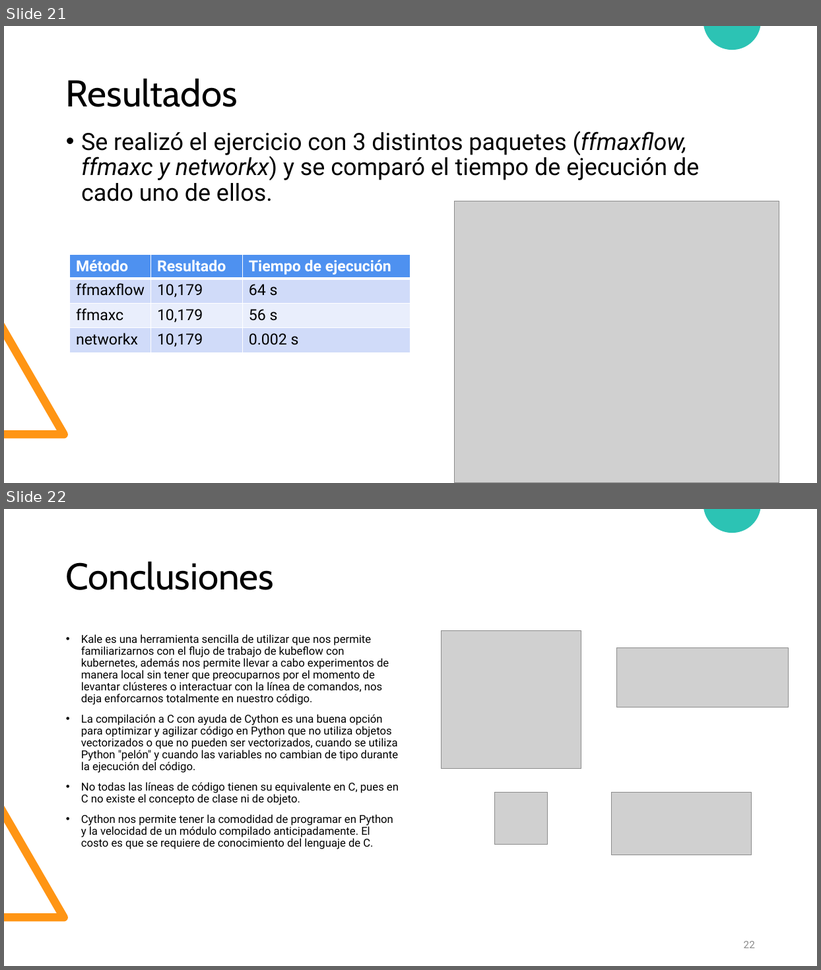
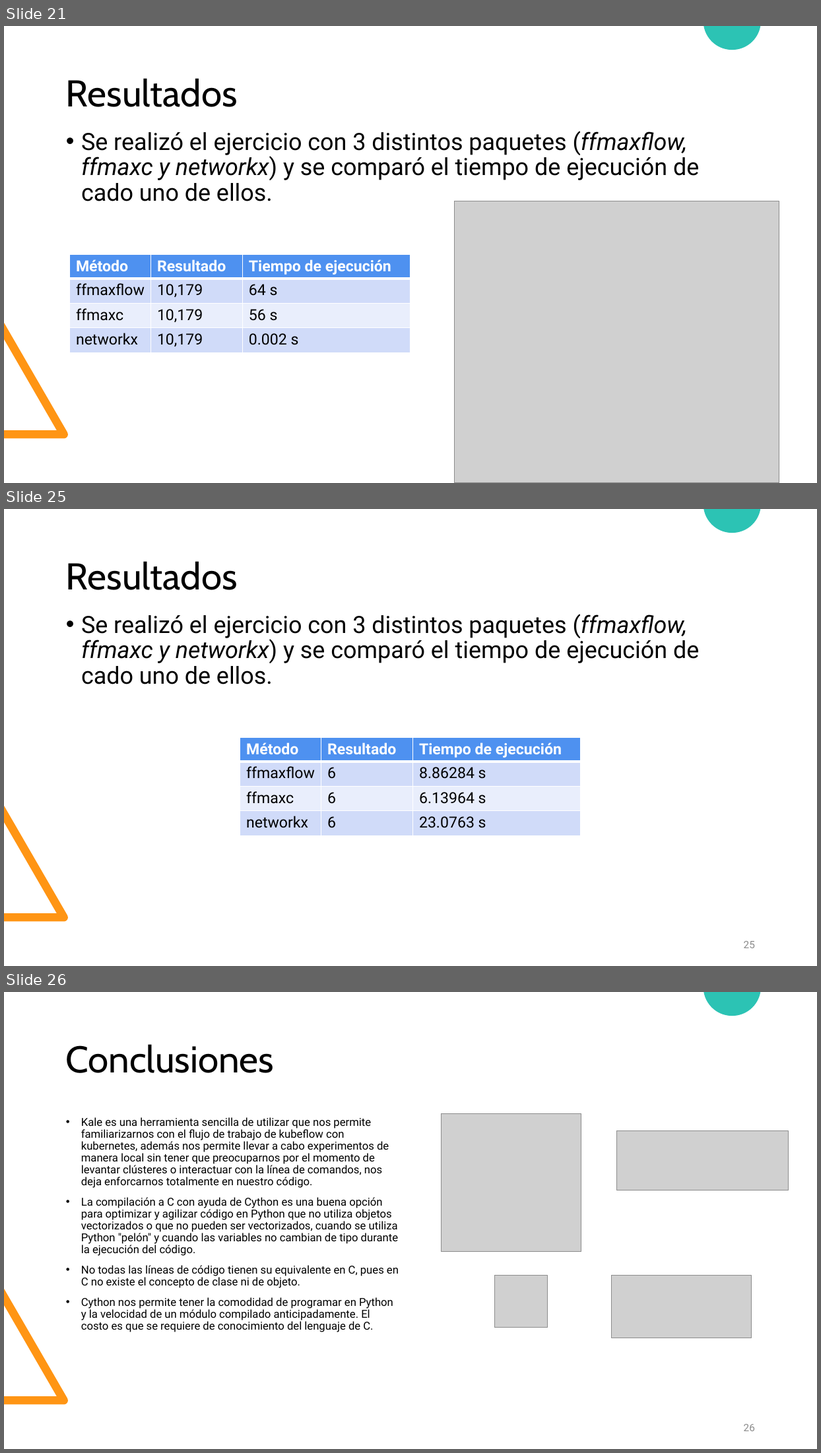
Before and after one commit to diramtz/ProyectoFinal_MaxFlow, a slide deck: documentos/Presentacion_ffmf.pptx. Shown one above the other, each under a label of ours: slides 21 and 22 before the commit, slides 21, 25 and 26 after it; the slides between them are not shown. The pictures are 821x970 and 821x1453 pixels, drawn with LibreOffice and Linux fonts; fonts in the diff are those of the drawing; grey boxes stand for pictures. Boxes give left, top, right and bottom in pixels: in the first picture for what was removed or moved away, otherwise in the second. Text is boxed around its words. In the diff, an @@ line names an element or a change of style, - is before the commit and + after.

```diff
--- a/documentos/Presentacion_ffmf.pptx
+++ b/documentos/Presentacion_ffmf.pptx
@@ slide 25 added at [4, 509, 817, 966], background #FFFFFF; not listed: 2 template elements that a slide beside it also shows @@
@@ title added at [66, 561, 238, 590], 44 pt, text #000000 @@
+Resultados
@@ text added at [81, 614, 699, 685], 28 pt, text #000000 @@
+• Se realizó el ejercicio con 3 distintos paquetes (ffmaxflow, ffmaxc y networkx) y se comparó el tiempo de ejecución de cado uno de ellos.
@@ table added at [240, 738, 580, 836], 4 rows, 3 columns @@
+Método | Resultado | Tiempo de ejecución
+ffmaxflow | 6 | 8.86284 s
+ffmaxc | 6 | 6.13964 s
+networkx | 6 | 23.0763 s
@@ page number added at [744, 941, 755, 949], 12 pt, text #8C8C8C @@
+25
@@ what was slide 22 is now slide 26 @@
@@ page number at [744, 1424, 755, 1432]: text changed @@
-22
+26
```
Also in this commit, not shown: 3 other slides added, 1 other file.
